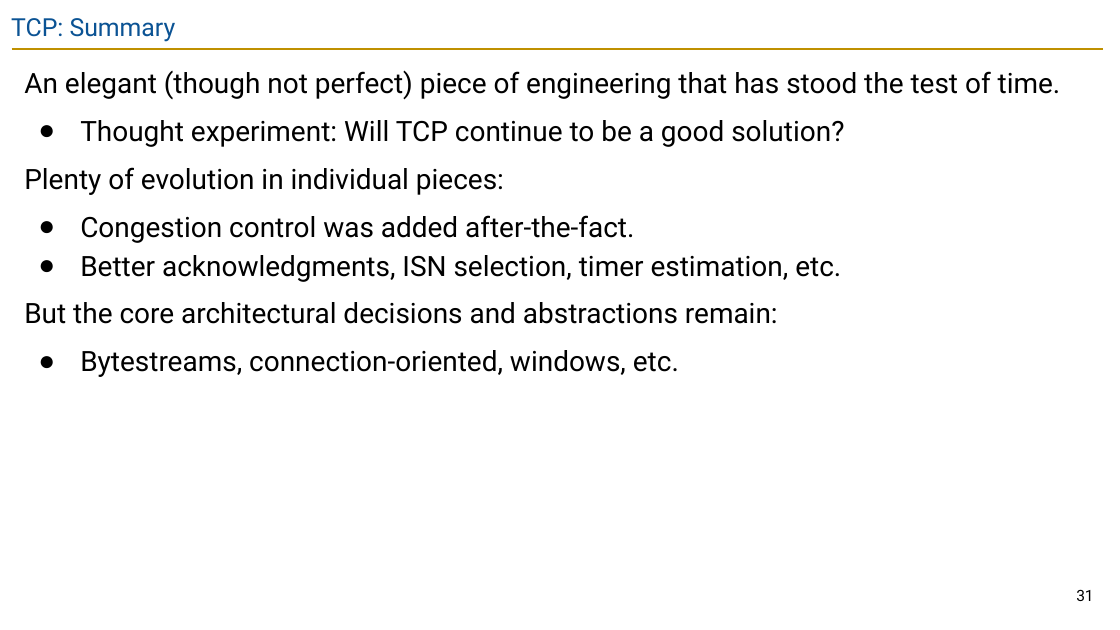
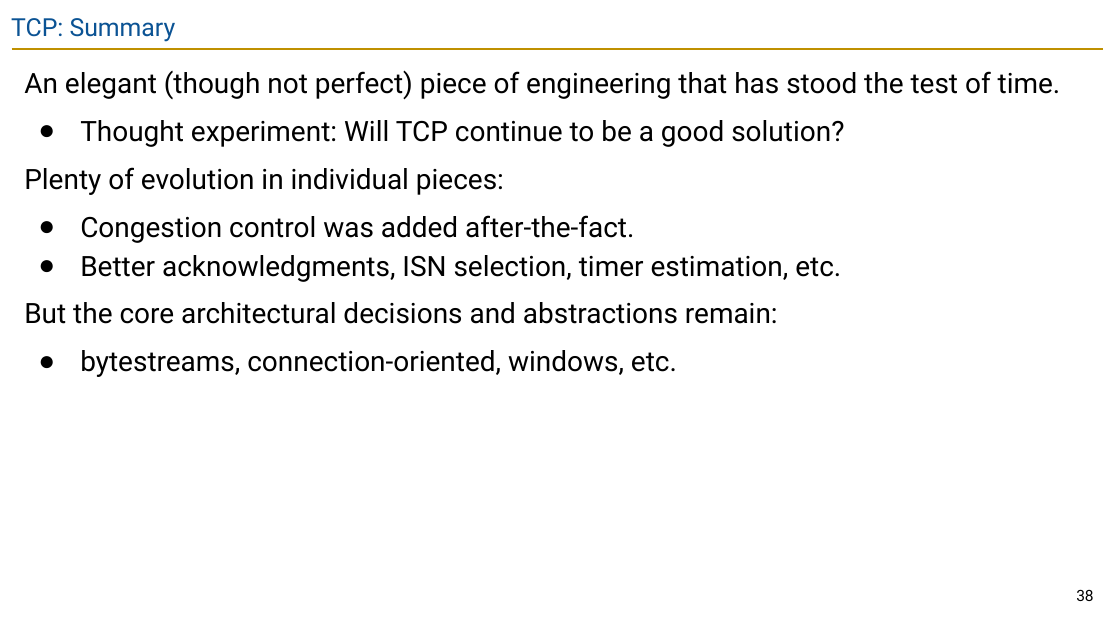
Before and after one commit to guhofstra/CSC175Sp26, a slide deck: slide 38 of PPTs/Lecture 11 - TCP Implementation.pptx (slide 31 before the commit). Drawn at 1120x630 pixels with LibreOffice and Linux fonts; fonts in the diff are those of the drawing. Boxes give left, top, right and bottom in pixels: in the first picture for what was removed or moved away, otherwise in the second. Text is boxed around its words. In the diff, an @@ line names an element or a change of style, - is before the commit and + after.

```diff
--- a/PPTs/Lecture 11 - TCP Implementation.pptx
+++ b/PPTs/Lecture 11 - TCP Implementation.pptx
@@ text at [80,350,677,377]: text changed @@
-● Bytestreams, connection-oriented, windows, etc.
+● bytestreams, connection-oriented, windows, etc.
@@ page number at [1076,589,1093,601]: text changed @@
-31
+38
```
Also in this commit, not shown: 8 other slides changed, 7 slides added, 13 other files.
